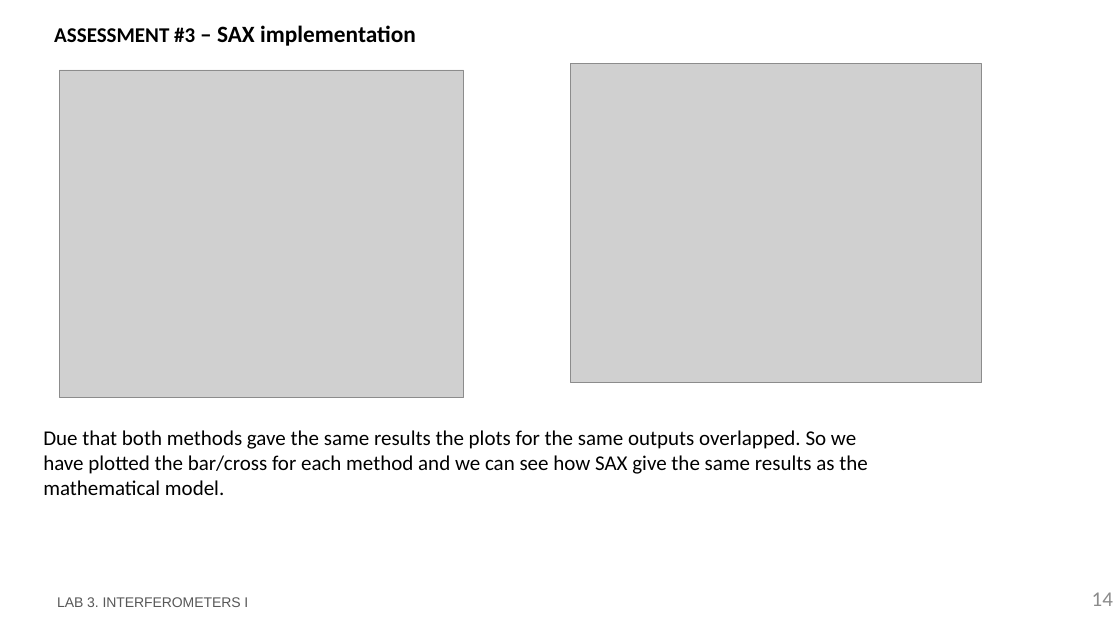
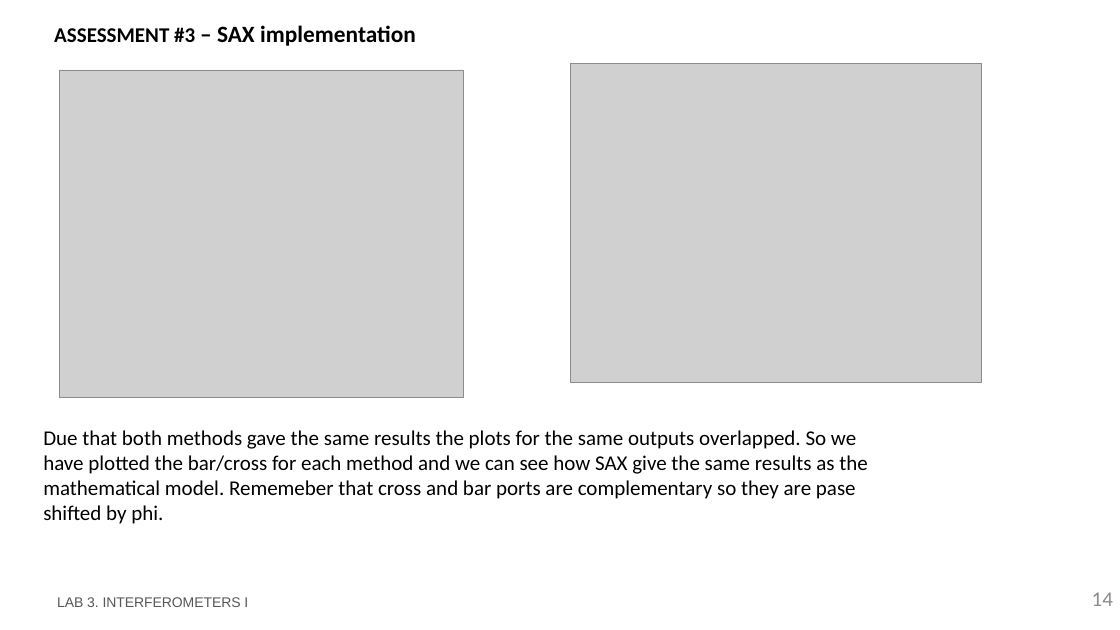
Before and after one commit to DBAEASE/pic-upv-lab3, a slide deck: slide 14 of LabBook_3.pptx. Drawn at 1120x630 pixels with LibreOffice and Linux fonts; fonts in the diff are those of the drawing; grey boxes stand for pictures; background and template pictures are left out. Boxes give left, top, right and bottom in pixels: in the first picture for what was removed or moved away, otherwise in the second. Text is boxed around its words. In the diff, an @@ line names an element or a change of style, - is before the commit and + after.

```diff
--- a/LabBook_3.pptx
+++ b/LabBook_3.pptx
@@ text at (43, 430, 867, 524): text changed @@
-Due that both methods gave the same results the plots for the same outputs overlapped. So we have plotted the bar/cross for each method and we can see how SAX give the same results as the mathematical model.
+Due that both methods gave the same results the plots for the same outputs overlapped. So we have plotted the bar/cross for each method and we can see how SAX give the same results as the mathematical model. Rememeber that cross and bar ports are complementary so they are pase shifted by phi.
```
Also in this commit, not shown: 12 other slides changed, 1 slide added, 1 other file.
